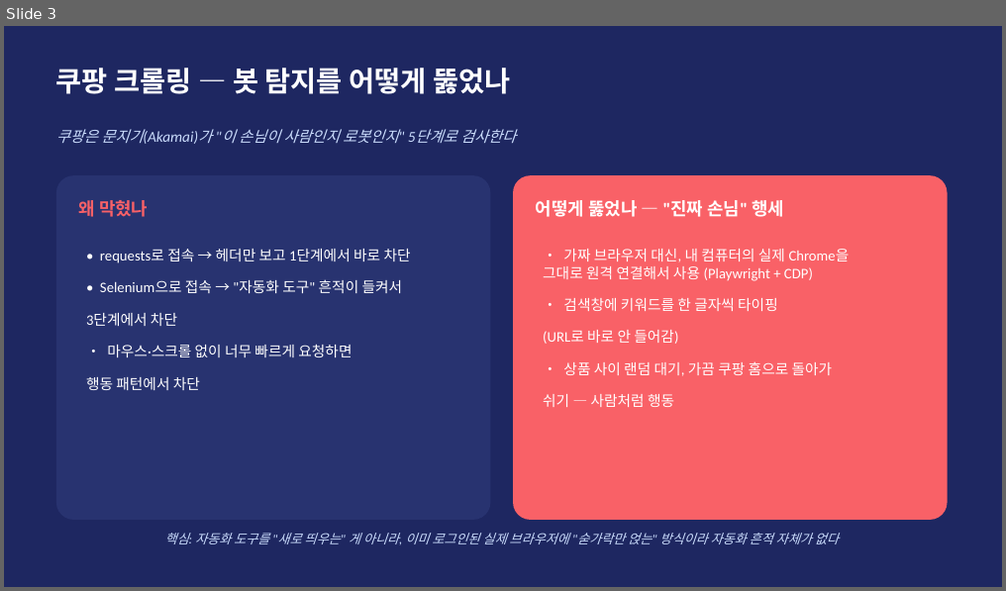
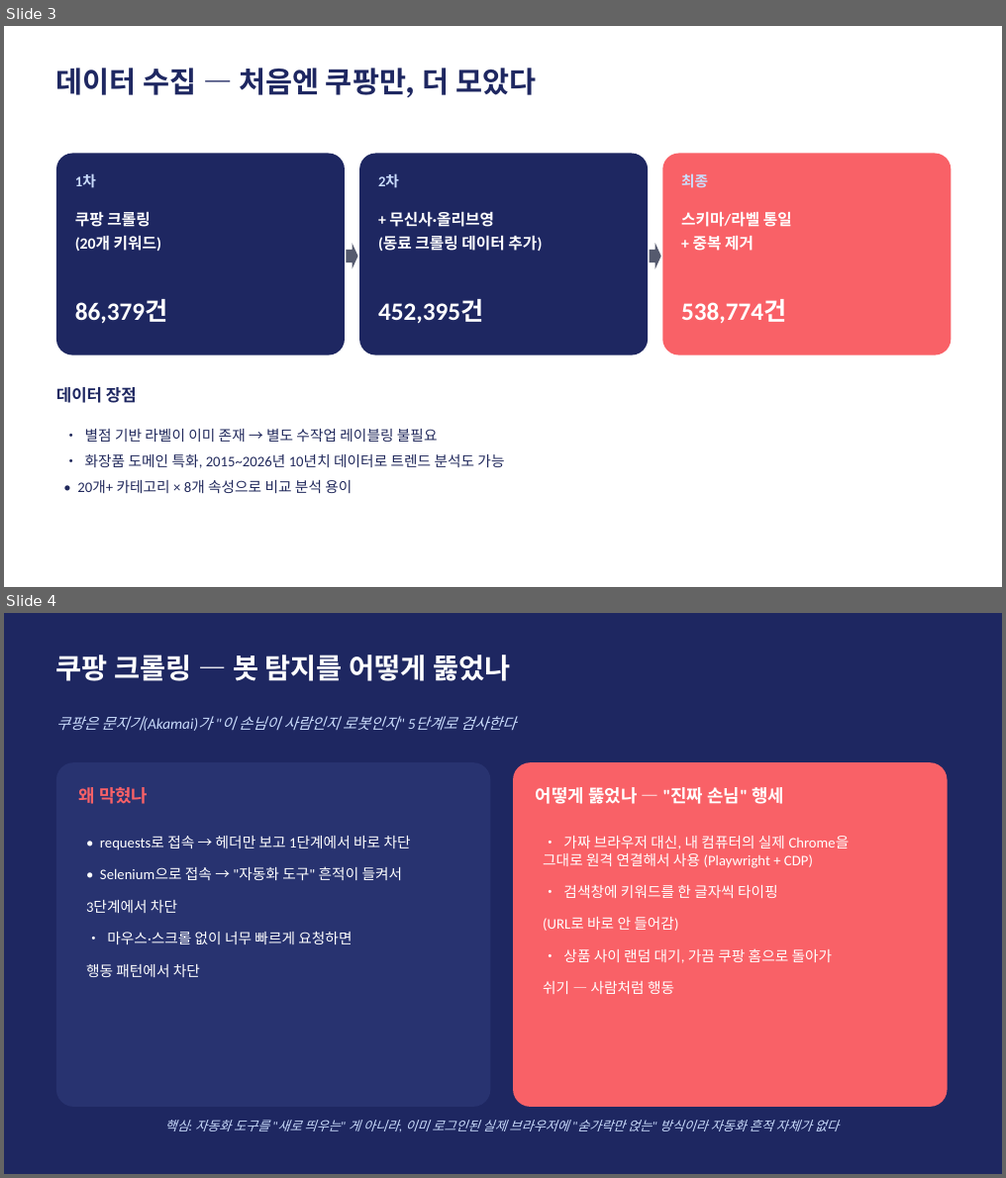
Before and after one commit to dong29482757-beep/shopping-review-crawler, a slide deck: BeautyScope_발표.pptx. Shown one above the other, each under a label of ours: slide 3 before the commit, slides 3 and 4 after it. The pictures are 1006x591 and 1006x1178 pixels, drawn with LibreOffice and Linux fonts; fonts in the diff are those of the drawing. Boxes give left, top, right and bottom in pixels: in the first picture for what was removed or moved away, otherwise in the second. Text is boxed around its words. In the diff, an @@ line names an element or a change of style, - is before the commit and + after.

```diff
--- a/BeautyScope_발표.pptx
+++ b/BeautyScope_발표.pptx
@@ slide 3 added at box(4, 26, 1002, 587), background #FFFFFF @@
@@ text added at box(56, 68, 536, 97), 28 pt, text #1E2761, bold @@
+데이터 수집 — 처음엔 쿠팡만, 더 모았다
@@ rounded rectangle added at box(56, 154, 345, 356), fill #1E2761 @@
@@ text added at box(75, 174, 96, 188), 14 pt, text #CADCFC, bold @@
+1차
@@ rounded rectangle added at box(359, 154, 648, 356), fill #1E2761 @@
@@ text added at box(378, 174, 399, 188), 14 pt, text #CADCFC, bold @@
+2차
@@ rounded rectangle added at box(662, 154, 951, 356), fill #F96167 @@
@@ text added at box(681, 174, 708, 188), 14 pt, text #CADCFC, bold @@
+최종
@@ text added at box(75, 212, 161, 251), 15 pt, text #FFFFFF, bold @@
+쿠팡 크롤링
+(20개 키워드)
@@ text added at box(378, 211, 542, 251), 15 pt, text #FFFFFF, bold @@
++ 무신사·올리브영
+(동료 크롤링 데이터 추가)
@@ text added at box(681, 212, 792, 251), 15 pt, text #FFFFFF, bold @@
+스키마/라벨 통일
++ 중복 제거
@@ right arrow added at box(347, 243, 358, 270), fill #555A6E @@
@@ right arrow added at box(649, 243, 661, 270), fill #555A6E @@
@@ text added at box(75, 299, 168, 323), 24 pt, text #FFFFFF, bold @@
+86,379건
@@ text added at box(378, 299, 483, 323), 24 pt, text #FFFFFF, bold @@
+452,395건
@@ text added at box(681, 299, 786, 323), 24 pt, text #FFFFFF, bold @@
+538,774건
@@ text added at box(56, 387, 137, 403), 16 pt, text #1E2761, bold @@
+데이터 장점
@@ text added at box(77, 429, 504, 493), 14 pt, text #21295C @@
+• 별점 기반 라벨이 이미 존재 → 별도 수작업 레이블링 불필요
+• 화장품 도메인 특화, 2015~2026년 10년치 데이터로 트렌드 분석도 가능
+• 20개+ 카테고리 × 8개 속성으로 비교 분석 용이
@@ what was slide 3 is now slide 4 @@
```
Also in this commit, not shown: 1 slide changed, 2 other slides added, 2 slides removed, 2 other files.
